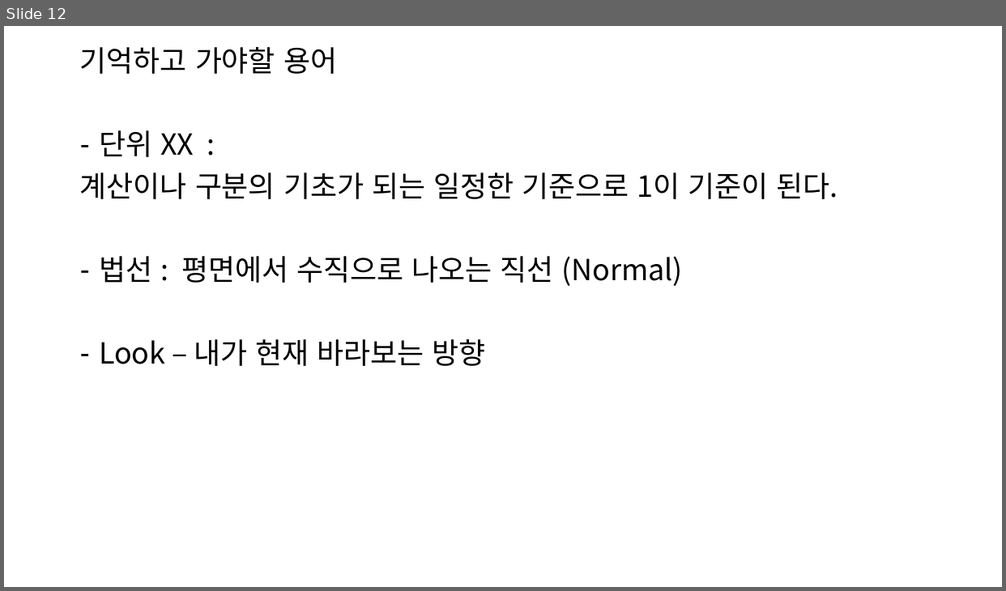
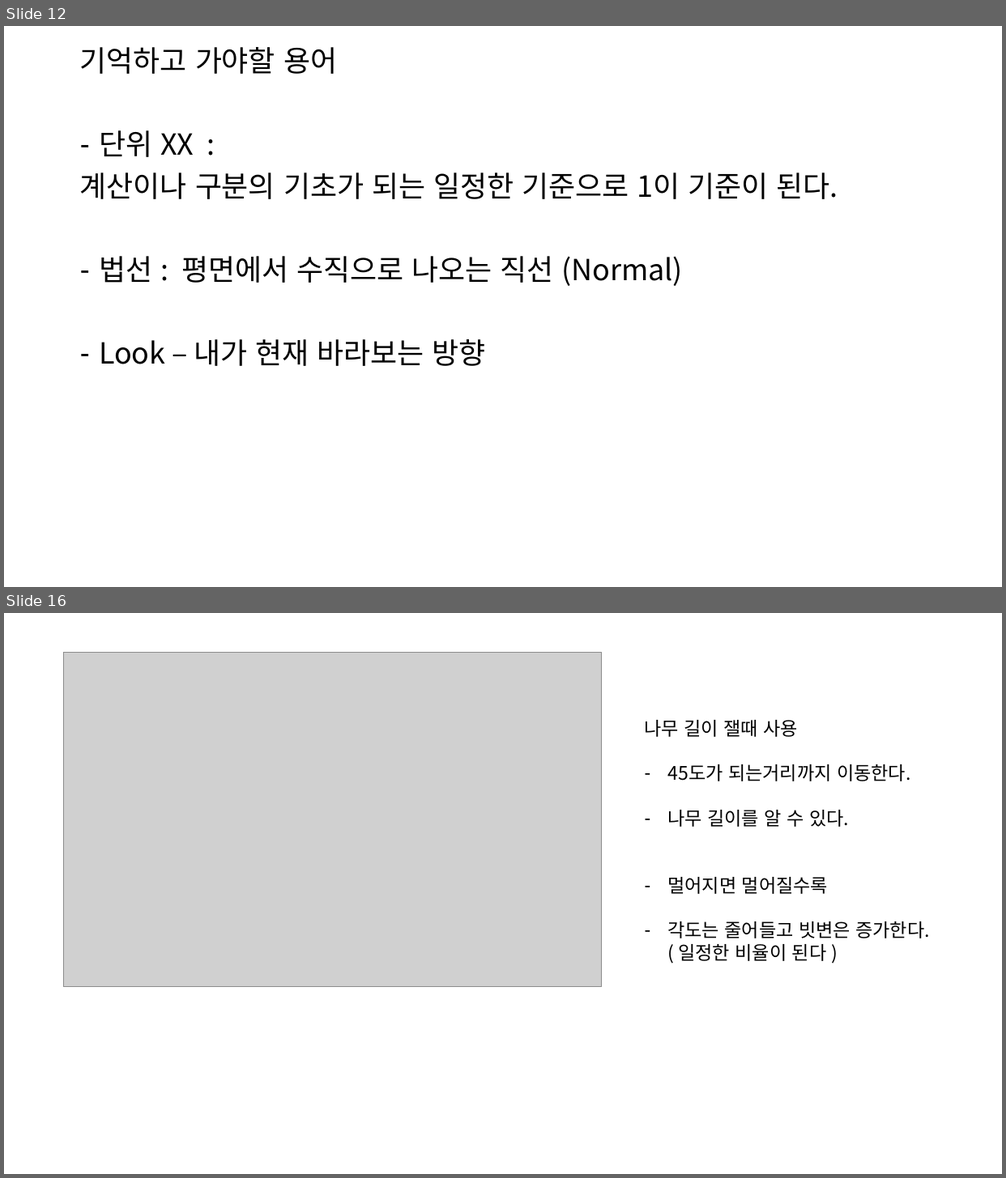
Before and after one commit to Pacman18/SantaClass, a slide deck: 유니티에디터 기초.pptx. Shown one above the other, each under a label of ours: slide 12 before the commit, slides 12 and 16 after it; the slides between them are not shown. The pictures are 1006x591 and 1006x1178 pixels, drawn with LibreOffice and Linux fonts; fonts in the diff are those of the drawing; grey boxes stand for pictures. Boxes give left, top, right and bottom in pixels: in the first picture for what was removed or moved away, otherwise in the second. Text is boxed around its words. In the diff, an @@ line names an element or a change of style, - is before the commit and + after.

```diff
--- a/유니티에디터 기초.pptx
+++ b/유니티에디터 기초.pptx
@@ slide 16 added at (x1=4, y1=613, x2=1002, y2=1174), background #FFFFFF @@
@@ picture added at (x1=63, y1=652, x2=602, y2=987) @@
@@ text added at (x1=645, y1=720, x2=929, y2=961), 18 pt, text #000000 @@
+나무 길이 잴때 사용
+– 45도가 되는거리까지 이동한다.
+– 나무 길이를 알 수 있다.
+– 멀어지면 멀어질수록
+– 각도는 줄어들고 빗변은 증가한다. ( 일정한 비율이 된다 )
```
Also in this commit, not shown: 3 slides changed, 4 other slides added.
